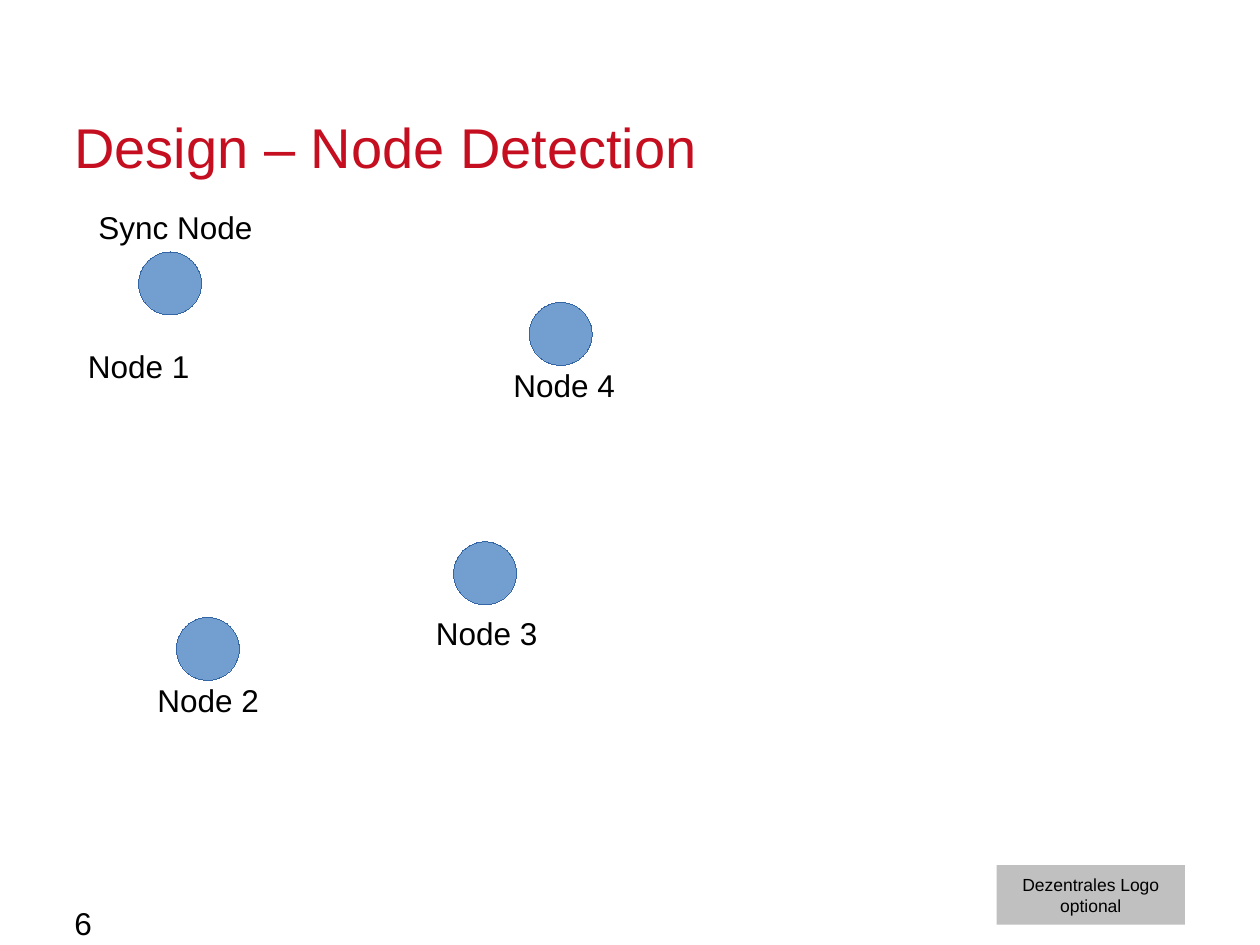
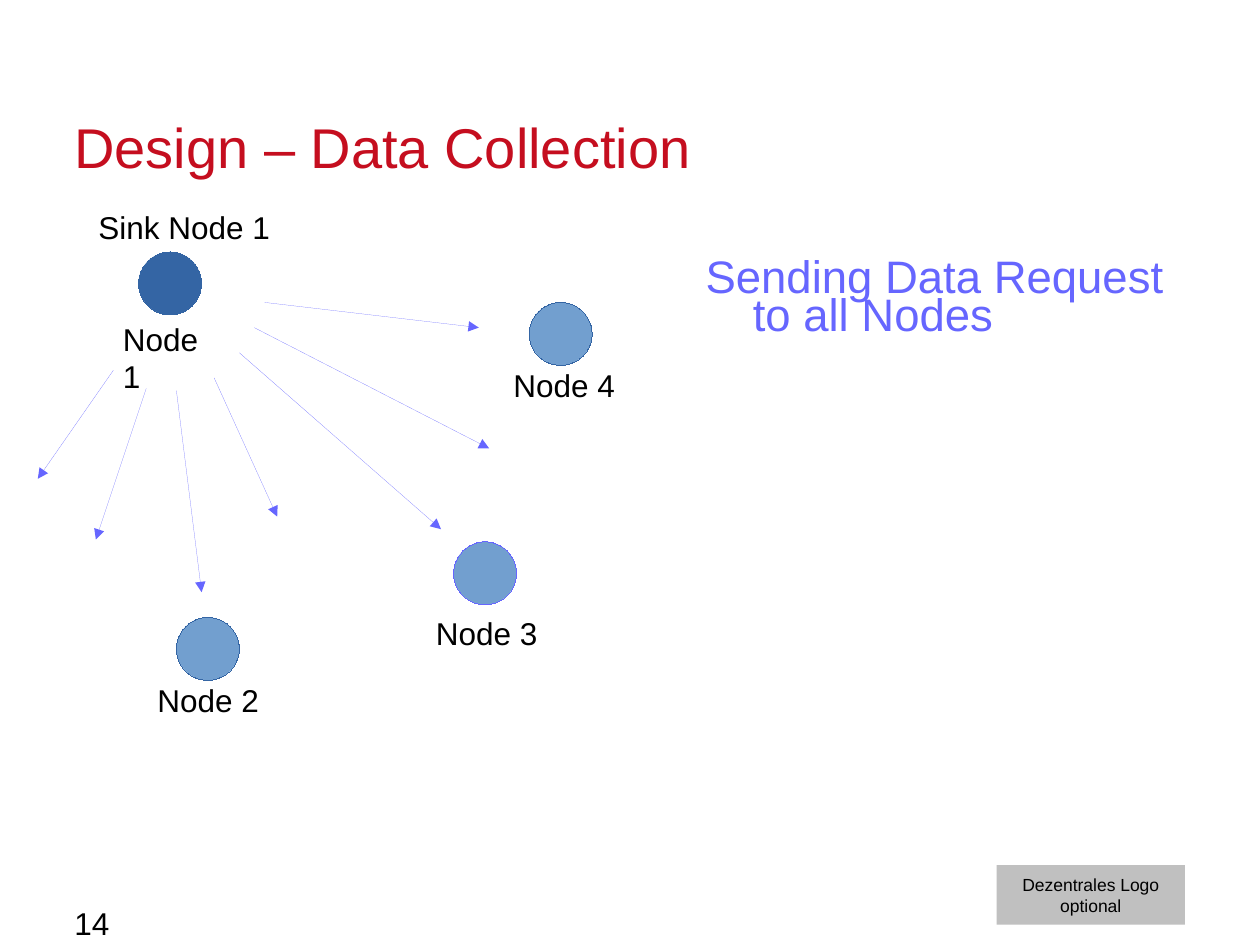
Before and after one commit to moritzschaefer/SensorSequence, a slide deck: slide 14 of docs/MeilensteinNrOne.odp (slide 6 before the commit). Drawn at 1260x945 pixels with LibreOffice and Linux fonts; fonts in the diff are those of the drawing; background and template pictures are left out. Boxes give left, top, right and bottom in pixels: in the first picture for what was removed or moved away, otherwise in the second. Text is boxed around its words. In the diff, an @@ line names an element or a change of style, - is before the commit and + after.

Commit message:
updated presentation

```diff
--- a/docs/MeilensteinNrOne.odp
+++ b/docs/MeilensteinNrOne.odp
@@ title at bbox=[74, 127, 691, 179]: text changed @@
-Design – Node Detection
+Design – Data Collection
@@ text at bbox=[98, 216, 270, 240]: text changed @@
-Sync Node
+Sink Node 1
@@ ellipse at bbox=[139, 252, 202, 315]: fill #729FCF to #3465A4 @@
@@ text added at bbox=[706, 260, 1163, 332], 26 pt, text #6666FF @@
+Sending Data Request to all Nodes
@@ text "Node 1" rewrapped from bbox=[88, 355, 190, 379] to bbox=[123, 328, 198, 388] @@
@@ arrow added from (255, 328) to (489, 449), #6666FF 0 pt @@
@@ arrow added from (265, 302) to (479, 328), #6666FF 0 pt @@
@@ arrow added from (239, 353) to (441, 529), #6666FF 0 pt @@
@@ arrow added from (113, 370) to (38, 479), #6666FF 0 pt @@
@@ arrow added from (146, 388) to (96, 539), #6666FF 0 pt @@
@@ arrow added from (214, 378) to (277, 517), #6666FF 0 pt @@
@@ arrow added from (176, 391) to (202, 592), #6666FF 0 pt @@
@@ ellipse at bbox=[454, 542, 517, 605]: outline #3465A4 0 pt to #6666FF 0 pt @@
@@ page number at bbox=[74, 913, 109, 935]: text changed @@
-6
+14
```
Also in this commit, not shown: 10 other slides changed, 12 slides added, 6 slides removed, 1 other file.
